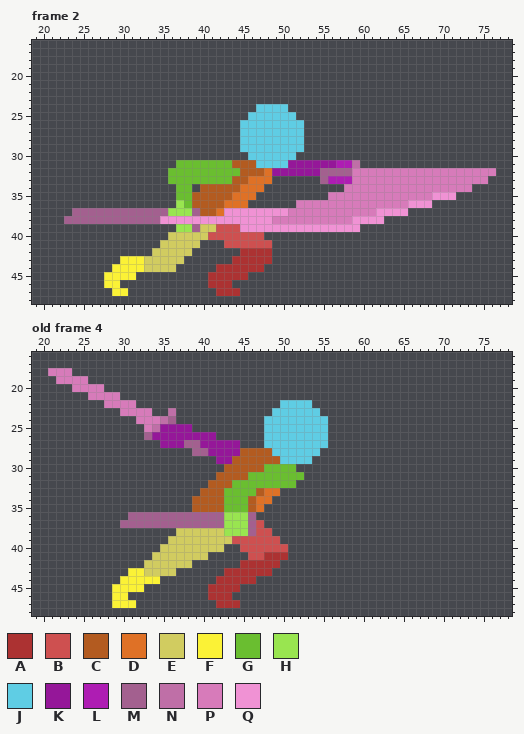
One commit to this pixel-art file: Assets/Sprites/Asset Pack-V4/Player Katana Attack-Sheathe/player katana attack-sheathe 80x64.aseprite. The picture above is the old version.
80x64 pixels, 16 frames. Shown: frame 2: x 19..78, y 16..48; old frame 4: x 19..78, y 16..48. The commit also changed other frames, which this record leaves out.
Visible layers, top first: "Slashies", "Head", "Front Arm", "Front Leg", "Torso", "Back Leg", "Back Arm".
Palette (. is transparent): A #ac3232  B #ce5050  C #b35b20  D #df7126  E #d1cc60  F #fbf236  G #6abe30  H #99e550  J #5fcde4  K #951799  L #ae1db3  M #a3608f  N #bf6fa7  P #d77bba  Q #f092d4
Pixels before, frame 2, first column x 23:
24 ........................JJJJ..........................
25 .......................JJJJJJ.........................
26 ......................JJJJJJJJ........................
27 ......................JJJJJJJJ........................
28 ......................JJJJJJJJ........................
29 ......................JJJJJJJJ........................
30 .......................JJJJJJ.........................
31 ..............GGGGGGGCCCJJJJKKKKKKLLN.................
32 .............GGGGGGGGGCCCDKKKKKKMMMMPPPPPPPPPPPPPPPPPP
33 .............GGGGGGGGCCDDD......MLLLPPPPPPPPPPPPPPPPP.
34 ..............GG.CCCCCDDD..........PPPPPPPPPPPPPPPP...
35 ..............GGCCCCCDDD.........PPPPPPPPPPPPPQQQ.....
36 ..............HGCCCCDDD......PPPPPPPPPPPPPPQQQ........
37 .MMMMMMMMMMMMHHHMCCDQQQQQQQQPPPPPPPPPPPQQQQ...........
38 MMMMMMMMMMMMQQQQQQQQQQQQQQPPPPPPPPPPQQQQ..............
39 ..............HHMEEBBBQQQQQQQQQQQQQQQ.................
40 .............EEEEEBBBBBBB.............................
41 ............EEEEE...BBBBBB............................
42 ...........EEEEE......AAAA............................
43 .......FFFEEEEE......AAAAA............................
44 ......FFFFEEEE.....AAAAAA.............................
45 .....FFFF.........AAAAA...............................
46 .....FF...........AAA.................................
47 ......FF...........AAA................................
Pixels before, old frame 4, first column x 21:
18 PPP................................
19 .PPPP..............................
20 ...PPPP............................
21 .....PPPP..........................
22 .......PPPP..................JJJJ..
23 .........PPPP..N............JJJJJJ.
24 ...........PPPNM...........JJJJJJJJ
25 ............PNKKKK.........JJJJJJJJ
26 ............MKKKKKKKK......JJJJJJJJ
27 ..............KKKMMKKKKK...JJJJJJJJ
28 ..................MMKKKKCCCCJJJJJJ.
29 .....................KKCCCCCCJJJJ..
30 ......................CCCCCGGGG....
31 .....................CCCCGGGGGGG...
32 ....................CCCGGGGGGGG....
33 ...................CCCGGGGCDD......
34 ..................CCCCGGGCDD.......
35 ..................CCCCGGGCD........
36 ..........MMMMMMMMMMMMHHHM.........
37 .........MMMMMMMMMMMMMHHHMB........
38 ................EEEEEEHHHMBB.......
39 ...............EEEEEEEEBBBBBB......
40 ..............EEEEEEEE..BBBBBB.....
41 .............EEEEEEE.....BBAAA.....
42 ............EEEEEE......AAAAA......
43 ..........FFEEEE......AAAAAA.......
44 .........FFFFF.......AAAAA.........
45 ........FFFF........AAAA...........
46 ........FF..........AAA............
47 ........FFF..........AAA...........
After the commit:
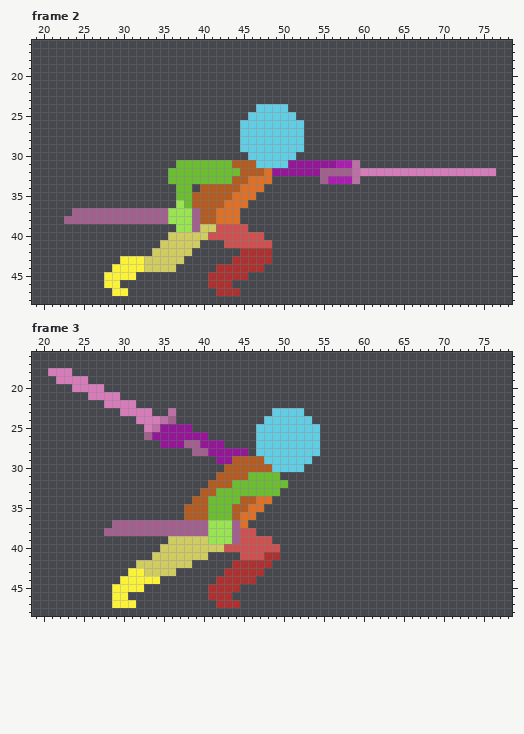
A new or re-ordered frame is compared with the old frame closest to it.
Diff:
layer "Slashies" removed
frames re-ordered
Frame 2:
y 32: x 59 P -> N
y 33: x 59..75 PPPPPPPPPPPPPPPPP -> N................
y 34: x 58..73 PPPPPPPPPPPPPPPP -> ................
y 35: x 56..71 PPPPPPPPPPPPPQQQ -> ................
y 36: x 52..68 PPPPPPPPPPPPPPQQQ -> .................
y 37: x 43..65 QQQQQQQQPPPPPPPPPPPQQQQ -> DD.....................
y 38: x 35..62 QQQQQQQQQQQQQQPPPPPPPPPPQQQQ -> MHHHMCCDDD..................
y 39: x 45..59 QQQQQQQQQQQQQQQ -> B..............
Frame 3 against old frame 4:
y 22: x 50..53 JJJJ -> ....
y 23: x 53..54 JJ -> ..
y 24: x 54..55 JJ -> ..
y 25: x 47 . -> J; x 55 J -> .
y 26: x 41 K -> .; x 47 . -> J; x 55 J -> .
y 27: x 43..44 KK -> ..; x 47 . -> J; x 55 J -> .
y 28: x 45..48 CCCC -> K.JJ
y 29: x 48..49 CC -> JJ
y 30: x 48..52 GGGG. -> CJJJJ
y 31: x 50..52 GGG -> ...
y 32: x 51 G -> .
y 33: x 42 C -> G; x 47..49 CDD -> GGG
y 34: x 41..42 CC -> GG; x 45 G -> C
y 35: x 38 . -> C; x 41..42 CC -> GG; x 44..46 GGC -> CCD
y 36: x 31..46 MMMMMMMMMMMMHHHM -> .......CCCGGGCDD
y 37: x 29 . -> M; x 41..42 MM -> HH; x 44..47 HHMB -> MD..
y 38: x 28..42 .........EEEEEE -> MMMMMMMMMMMMMHH; x 44..48 HHMBB -> MBB..
y 39: x 41..44 EEEB -> HHHM; x 49 B -> .
y 40: x 43..44 .. -> BB; x 50 B -> .
y 41: x 45 . -> B; x 50 A -> .
y 42: x 32 . -> E; x 44 . -> A; x 49 A -> .
y 43: x 48 A -> .
Where, in picture pixels (left, top, right, bottom), the same in both pictures:
changed: (160, 168, 488, 232)
changed: (104, 400, 328, 576)
